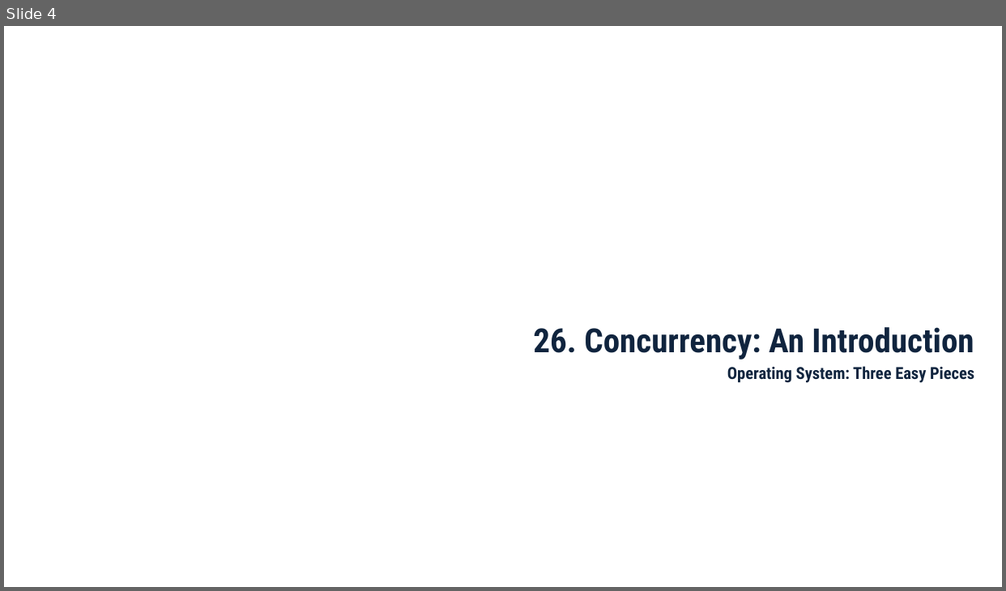
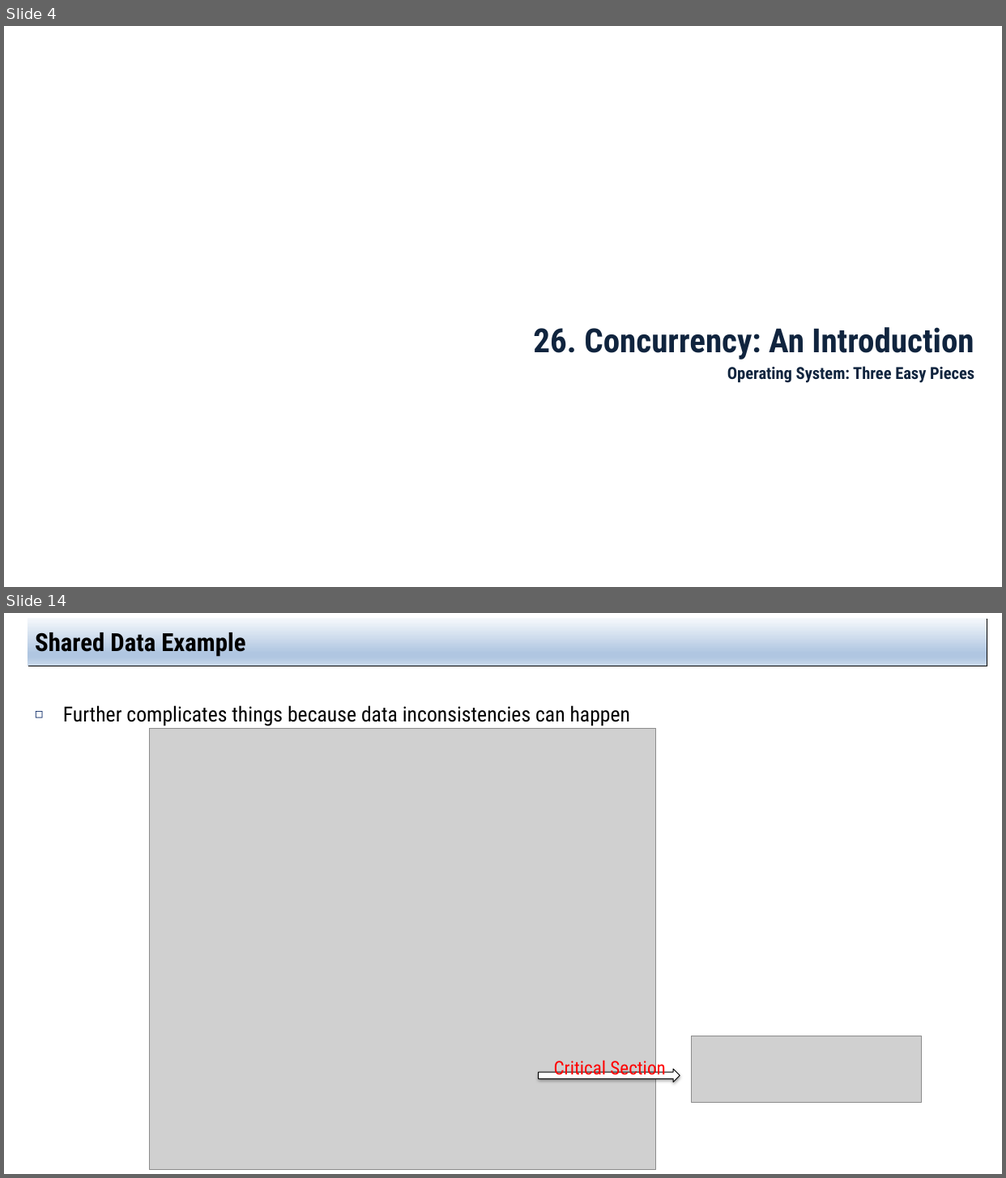
Before and after one commit to jachermocilla/extra-course-materials, a slide deck: cmsc125/ostep/slides/02.Concurrency/26.Concurrency_An_Introduction.pptx. Shown one above the other, each under a label of ours: slide 4 before the commit, slides 4 and 14 after it; the slides between them are not shown. The pictures are 1006x591 and 1006x1178 pixels, drawn with LibreOffice and Linux fonts; fonts in the diff are those of the drawing; grey boxes stand for pictures. Boxes give left, top, right and bottom in pixels: in the first picture for what was removed or moved away, otherwise in the second. Text is boxed around its words. In the diff, an @@ line names an element or a change of style, - is before the commit and + after.

```diff
--- a/cmsc125/ostep/slides/02.Concurrency/26.Concurrency_An_Introduction.pptx
+++ b/cmsc125/ostep/slides/02.Concurrency/26.Concurrency_An_Introduction.pptx
@@ slide 14 added at (x1=4, y1=613, x2=1002, y2=1174), background #FFFFFF @@
@@ title added at (x1=27, y1=618, x2=987, y2=666), fill gradient #F6F9FC to #B0C6E1 to #CAD9EB, 24 pt, text #000000, bold @@
+Shared Data Example
@@ text added at (x1=63, y1=705, x2=630, y2=726), 20 pt, text #000000 @@
+◻ Further complicates things because data inconsistencies can happen
@@ picture added at (x1=149, y1=728, x2=656, y2=1170) @@
@@ picture added at (x1=692, y1=1036, x2=922, y2=1102) @@
@@ right arrow added at (x1=539, y1=1069, x2=680, y2=1082), fill #FFFFFF, outline #000000 0.75 pt @@
@@ text added at (x1=554, y1=1058, x2=665, y2=1078), 18 pt, text #FF0000 @@
+Critical Section
```
Also in this commit, not shown: 6 slides changed, 8 other slides added, 3 other files.
